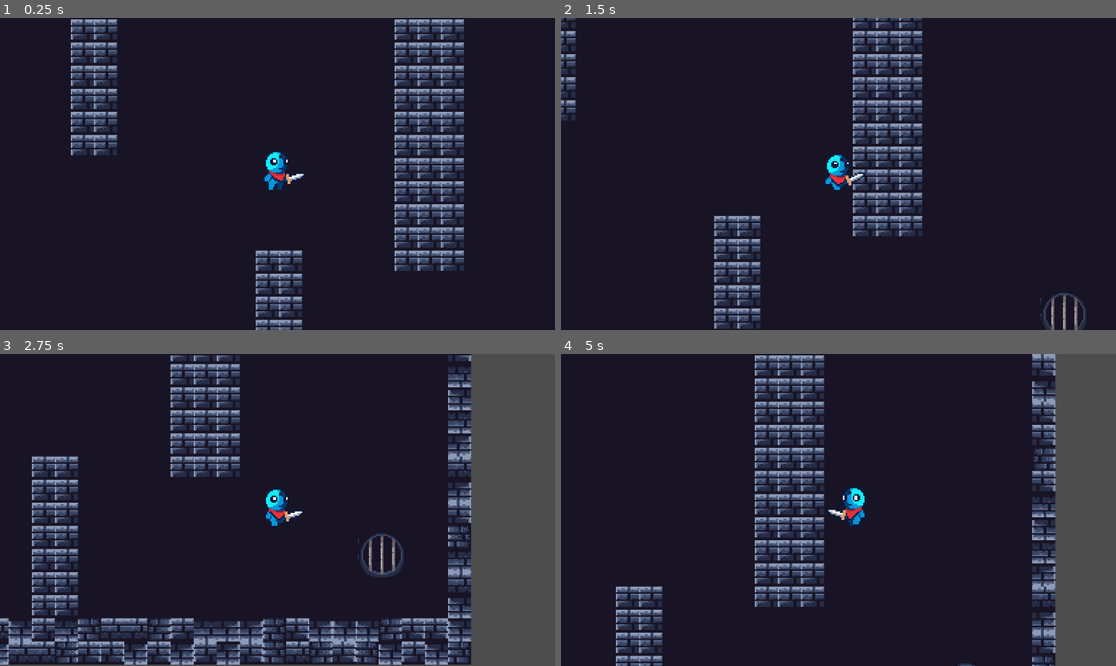
Above: before the commit, frames 1-4 (two rows, left to right).
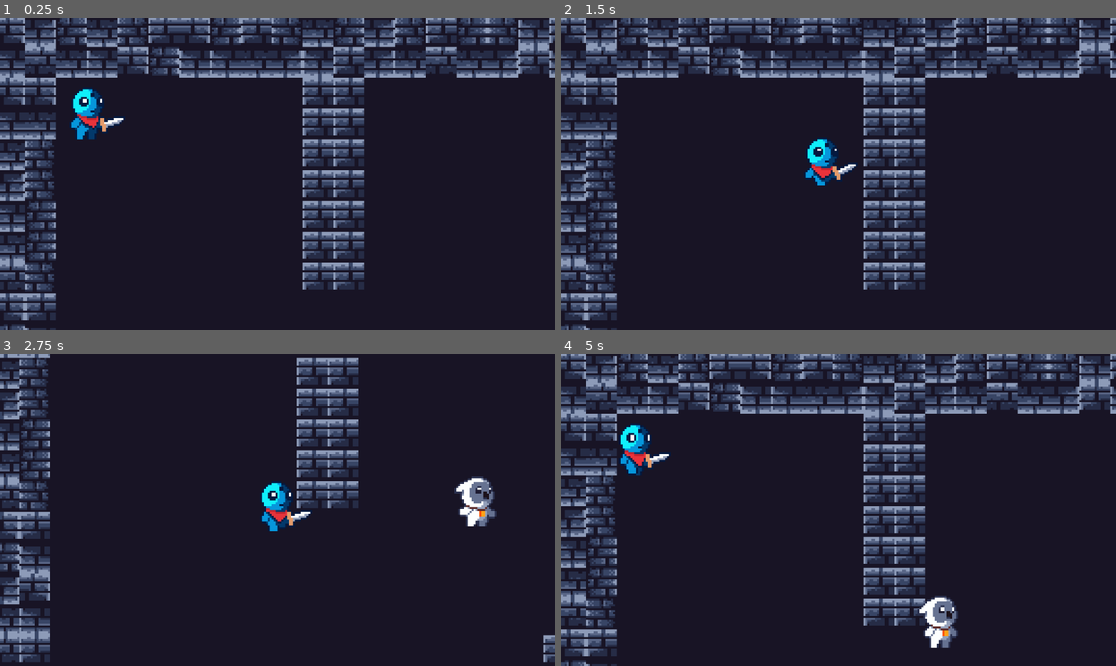
Above: after the commit, the same moments.

Repository: Tracychun13/twilight-tower
Game: Godot game, scene res://scenes/game.tscn
Two runs of this game, one before a commit and one after it. Both use one fixed random seed, a clock stepped at 60 frames per second and the inputs below.
Inputs:
- Up to frame 1 (0.25 s): no input
- Up to frame 2 (1.5 s): hold D (right) 0.53-1.28 s; hold F (attack) 0.53-1.28 s; hold S (down) from 1.28 s (still down); tap F (attack) at 1.35 s
- Up to frame 3 (2.75 s): release S (down) at 2.03 s; hold D (right) from 2.03 s (still down); hold F (attack) from 2.03 s (still down)
- Up to frame 4 (5 s): release D (right) at 2.78 s; release F (attack) at 2.78 s; hold W (up) 2.78-3.53 s; tap F (attack) at 2.85, 4.35 s; hold F (attack) 3.53-4.28 s; hold A (left) from 3.53 s (still down)

The runs differ from the first frame. In frame 1, 33% of the frame differs, in the area x 0-100%, y 0-100%; in frame 2, 28%; in frame 3, 42%; in frame 4, 44%.

Commit message:
added enemy and pathfinding

Diff:
--- a/twilight-tower/scenes/character.tscn
+++ b/twilight-tower/scenes/character.tscn
@@ -1,9 +1,35 @@
-[gd_scene load_steps=25 format=3 uid="uid://cepqnlk6am0fb"]
+[gd_scene load_steps=37 format=3 uid="uid://cepqnlk6am0fb"]
 
 [ext_resource type="Script" path="res://scripts/character.gd" id="1_051no"]
-[ext_resource type="Texture2D" uid="uid://bjatxg32f5cpo" path="res://assets/sprites/Idle.png" id="1_rbcpf"]
-[ext_resource type="Texture2D" uid="uid://va7hdc0i35wi" path="res://assets/sprites/Death.png" id="2_6c310"]
-[ext_resource type="Texture2D" uid="uid://b43nn54hw1huv" path="res://assets/sprites/Walk.png" id="3_tfdii"]
+[ext_resource type="Texture2D" uid="uid://bjatxg32f5cpo" path="res://assets/hero_sprite/Idle.png" id="1_rbcpf"]
+[ext_resource type="Texture2D" uid="uid://va7hdc0i35wi" path="res://assets/hero_sprite/Death.png" id="2_6c310"]
+[ext_resource type="Texture2D" uid="uid://xju1hwom04vb" path="res://assets/hero_sprite/Attack.png" id="2_rn385"]
+[ext_resource type="Texture2D" uid="uid://b43nn54hw1huv" path="res://assets/hero_sprite/Walk.png" id="3_tfdii"]
+[ext_resource type="Texture2D" uid="uid://dtgoso4k3t7i7" path="res://assets/hero_sprite/Hurt.png" id="4_tbmah"]
+
+[sub_resource type="AtlasTexture" id="AtlasTexture_hggnj"]
+atlas = ExtResource("2_rn385")
+region = Rect2(0, 0, 42, 42)
+
+[sub_resource type="AtlasTexture" id="AtlasTexture_x6evp"]
+atlas = ExtResource("2_rn385")
+region = Rect2(42, 0, 42, 42)
+
+[sub_resource type="AtlasTexture" id="AtlasTexture_gxd68"]
+atlas = ExtResource("2_rn385")
+region = Rect2(84, 0, 42, 42)
+
+[sub_resource type="AtlasTexture" id="AtlasTexture_vy02l"]
+atlas = ExtResource("2_rn385")
+region = Rect2(126, 0, 42, 42)
+
+[sub_resource type="AtlasTexture" id="AtlasTexture_qwtjg"]
+atlas = ExtResource("2_rn385")
+region = Rect2(168, 0, 42, 42)
+
+[sub_resource type="AtlasTexture" id="AtlasTexture_j0lu0"]
+atlas = ExtResource("2_rn385")
+region = Rect2(210, 0, 42, 42)
 
 [sub_resource type="AtlasTexture" id="AtlasTexture_s6iy1"]
 atlas = ExtResource("2_6c310")
@@ -36,6 +62,22 @@
 [sub_resource type="AtlasTexture" id="AtlasTexture_3l22y"]
 atlas = ExtResource("2_6c310")
 region = Rect2(294, 0, 42, 42)
+
+[sub_resource type="AtlasTexture" id="AtlasTexture_jw508"]
+atlas = ExtResource("4_tbmah")
+region = Rect2(0, 0, 42, 42)
+
+[sub_resource type="AtlasTexture" id="AtlasTexture_gwtu2"]
+atlas = ExtResource("4_tbmah")
+region = Rect2(42, 0, 42, 42)
+
+[sub_resource type="AtlasTexture" id="AtlasTexture_ekrr4"]
+atlas = ExtResource("4_tbmah")
+region = Rect2(84, 0, 42, 42)
+
+[sub_resource type="AtlasTexture" id="AtlasTexture_8byxe"]
+atlas = ExtResource("4_tbmah")
+region = Rect2(126, 0, 42, 42)
 
 [sub_resource type="AtlasTexture" id="AtlasTexture_tya6b"]
 atlas = ExtResource("1_rbcpf")
@@ -81,6 +123,29 @@
 animations = [{
 "frames": [{
 "duration": 1.0,
+"texture": SubResource("AtlasTexture_hggnj")
+}, {
+"duration": 1.0,
+"texture": SubResource("AtlasTexture_x6evp")
+}, {
+"duration": 1.0,
+"texture": SubResource("AtlasTexture_gxd68")
+}, {
+"duration": 1.0,
+"texture": SubResource("AtlasTexture_vy02l")
+}, {
+"duration": 1.0,
+"texture": SubResource("AtlasTexture_qwtjg")
+}, {
+"duration": 1.0,
+"texture": SubResource("AtlasTexture_j0lu0")
+}],
+"loop": false,
+"name": &"attack",
+"speed": 10.0
+}, {
+"frames": [{
+"duration": 1.0,
 "texture": SubResource("AtlasTexture_s6iy1")
 }, {
 "duration": 1.0,
@@ -106,6 +171,23 @@
 }],
 "loop": false,
 "name": &"die",
+"speed": 10.0
+}, {
+"frames": [{
+"duration": 1.0,
+"texture": SubResource("AtlasTexture_jw508")
+}, {
+"duration": 1.0,
+"texture": SubResource("AtlasTexture_gwtu2")
+}, {
+"duration": 1.0,
+"texture": SubResource("AtlasTexture_ekrr4")
+}, {
+"duration": 1.0,
+"texture": SubResource("AtlasTexture_8byxe")
+}],
+"loop": false,
+"name": &"hurt",
 "speed": 10.0
 }, {
 "frames": [{
--- /dev/null
+++ b/twilight-tower/scenes/enemy_1.tscn
@@ -0,0 +1,67 @@
+[gd_scene load_steps=9 format=3 uid="uid://bkxva68b8o82j"]
+
+[ext_resource type="Texture2D" uid="uid://cxt3f4qfx1w5u" path="res://assets/enemy_sprite_1/Owlet_Monster_Idle_4.png" id="1_gcb7x"]
+[ext_resource type="Script" path="res://scripts/enemy_1.gd" id="1_w8dxn"]
+
+[sub_resource type="AtlasTexture" id="AtlasTexture_enu5p"]
+atlas = ExtResource("1_gcb7x")
+region = Rect2(0, 0, 32, 32)
+
+[sub_resource type="AtlasTexture" id="AtlasTexture_08iqt"]
+atlas = ExtResource("1_gcb7x")
+region = Rect2(32, 0, 32, 32)
+
+[sub_resource type="AtlasTexture" id="AtlasTexture_ksjem"]
+atlas = ExtResource("1_gcb7x")
+region = Rect2(64, 0, 32, 32)
+
+[sub_resource type="AtlasTexture" id="AtlasTexture_e0lgv"]
+atlas = ExtResource("1_gcb7x")
+region = Rect2(96, 0, 32, 32)
+
+[sub_resource type="SpriteFrames" id="SpriteFrames_ddfov"]
+animations = [{
+"frames": [{
+"duration": 1.0,
+"texture": SubResource("AtlasTexture_enu5p")
+}, {
+"duration": 1.0,
+"texture": SubResource("AtlasTexture_08iqt")
+}, {
+"duration": 1.0,
+"texture": SubResource("AtlasTexture_ksjem")
+}, {
+"duration": 1.0,
+"texture": SubResource("AtlasTexture_e0lgv")
+}],
+"loop": true,
+"name": &"idle",
+"speed": 10.0
+}]
+
+[sub_resource type="CapsuleShape2D" id="CapsuleShape2D_syrt7"]
+radius = 8.0
+height = 24.0
+
+[node name="Enemy1" type="CharacterBody2D"]
+collision_mask = 3
+motion_mode = 1
+wall_min_slide_angle = 0.0
+script = ExtResource("1_w8dxn")
+
+[node name="AnimatedSprite2D" type="AnimatedSprite2D" parent="."]
+position = Vector2(1, -16)
+sprite_frames = SubResource("SpriteFrames_ddfov")
+animation = &"idle"
+autoplay = "idle"
+
+[node name="CollisionShape2D" type="CollisionShape2D" parent="."]
+position = Vector2(0, -13)
+shape = SubResource("CapsuleShape2D_syrt7")
+
+[node name="NavigationAgent2D" type="NavigationAgent2D" parent="."]
+debug_enabled = true
+
+[node name="Timer" type="Timer" parent="."]
+wait_time = 0.5
+autostart = true
--- a/twilight-tower/scenes/game.tscn
+++ b/twilight-tower/scenes/game.tscn
@@ -1,15 +1,73 @@
-[gd_scene load_steps=6 format=4 uid="uid://bylabuky10ay8"]
+[gd_scene load_steps=16 format=4 uid="uid://bylabuky10ay8"]
 
 [ext_resource type="PackedScene" uid="uid://cepqnlk6am0fb" path="res://scenes/character.tscn" id="1_gngfe"]
-[ext_resource type="Texture2D" uid="uid://yri20celxtpo" path="res://assets/dungeon_tileset.png" id="2_43rty"]
+[ext_resource type="Texture2D" uid="uid://yri20celxtpo" path="res://assets/environment/dungeon_tileset.png" id="2_43rty"]
 [ext_resource type="PackedScene" uid="uid://cndebk628rpcc" path="res://scenes/hole.tscn" id="3_dq2b8"]
+[ext_resource type="PackedScene" uid="uid://bkxva68b8o82j" path="res://scenes/enemy_1.tscn" id="4_vuec7"]
+
+[sub_resource type="NavigationPolygon" id="NavigationPolygon_ktwm2"]
+vertices = PackedVector2Array(-290.078, 154.062, -290.039, 160, -293, 160, -293, -156, -290.68, 58.0625, -290.773, 42.0703, -290.883, 26.0703, -290.977, 10.0625, -291.078, -5.9375, -291.273, -37.9297, -291.172, -21.9375, -291.383, -53.9375, -291.969, -149.938, -291.469, -69.9375, -292.008, -156, -101, -12, -101, -124, 71, -124, 27, 32, -25, 32, 139, 68, 139, -124, 263, -124, 263, 144, 27, 144, 71, 68, -25, 144, -261, 144, -153, -12, -261, -124, -153, -124)
+polygons = Array[PackedInt32Array]([PackedInt32Array(0, 1, 2, 3), PackedInt32Array(4, 0, 3), PackedInt32Array(5, 4, 3, 6), PackedInt32Array(7, 6, 3, 8), PackedInt32Array(9, 10, 8, 3, 11), PackedInt32Array(12, 13, 11, 3, 14), PackedInt32Array(15, 16, 17, 18, 19), PackedInt32Array(20, 21, 22, 23), PackedInt32Array(20, 23, 24, 25), PackedInt32Array(25, 24, 18, 17), PackedInt32Array(15, 19, 26, 27, 28), PackedInt32Array(28, 27, 29, 30)])
+outlines = Array[PackedVector2Array]([PackedVector2Array(-282, -155, -280, 167, 278, 167, 281, -156)])
+parsed_geometry_type = 0
+source_geometry_mode = 1
+
+[sub_resource type="NavigationPolygon" id="NavigationPolygon_g8qry"]
+vertices = PackedVector2Array(8, 8, -8, 8, -8, -8, 8, -8)
+polygons = Array[PackedInt32Array]([PackedInt32Array(0, 1, 2, 3)])
+outlines = Array[PackedVector2Array]([PackedVector2Array(-8, -8, 8, -8, 8, 8, -8, 8)])
+agent_radius = 0.0
+
+[sub_resource type="NavigationPolygon" id="NavigationPolygon_jm16q"]
+vertices = PackedVector2Array(8, 8, -8, 8, -8, -8, 8, -8)
+polygons = Array[PackedInt32Array]([PackedInt32Array(0, 1, 2, 3)])
+outlines = Array[PackedVector2Array]([PackedVector2Array(-8, -8, 8, -8, 8, 8, -8, 8)])
+agent_radius = 0.0
+
+[sub_resource type="NavigationPolygon" id="NavigationPolygon_cckap"]
+vertices = PackedVector2Array(8, 8, -8, 8, -8, -8, 8, -8)
+polygons = Array[PackedInt32Array]([PackedInt32Array(0, 1, 2, 3)])
+outlines = Array[PackedVector2Array]([PackedVector2Array(-8, -8, 8, -8, 8, 8, -8, 8)])
+agent_radius = 0.0
+
+[sub_resource type="NavigationPolygon" id="NavigationPolygon_lq7w0"]
+vertices = PackedVector2Array(8, 8, -8, 8, -8, -8, 8, -8)
+polygons = Array[PackedInt32Array]([PackedInt32Array(0, 1, 2, 3)])
+outlines = Array[PackedVector2Array]([PackedVector2Array(-8, -8, 8, -8, 8, 8, -8, 8)])
+agent_radius = 0.0
+
+[sub_resource type="NavigationPolygon" id="NavigationPolygon_feksm"]
+vertices = PackedVector2Array(8, 8, -8, 8, -8, -8, 8, -8)
+polygons = Array[PackedInt32Array]([PackedInt32Array(0, 1, 2, 3)])
+outlines = Array[PackedVector2Array]([PackedVector2Array(-8, -8, 8, -8, 8, 8, -8, 8)])
+agent_radius = 0.0
+
+[sub_resource type="NavigationPolygon" id="NavigationPolygon_4qqq8"]
+vertices = PackedVector2Array(8, 8, -8, 8, -8, -8, 8, -8)
+polygons = Array[PackedInt32Array]([PackedInt32Array(0, 1, 2, 3)])
+outlines = Array[PackedVector2Array]([PackedVector2Array(-8, -8, 8, -8, 8, 8, -8, 8)])
+agent_radius = 0.0
+
+[sub_resource type="NavigationPolygon" id="NavigationPolygon_soe55"]
+vertices = PackedVector2Array(8, 8, -8, 8, -8, -8, 8, -8)
+polygons = Array[PackedInt32Array]([PackedInt32Array(0, 1, 2, 3)])
+outlines = Array[PackedVector2Array]([PackedVector2Array(-8, -8, 8, -8, 8, 8, -8, 8)])
+agent_radius = 0.0
+
+[sub_resource type="NavigationPolygon" id="NavigationPolygon_xkmhy"]
+vertices = PackedVector2Array(8, 8, -8, 8, -8, -8, 8, -8)
+polygons = Array[PackedInt32Array]([PackedInt32Array(0, 1, 2, 3)])
+outlines = Array[PackedVector2Array]([PackedVector2Array(-8, -8, 8, -8, 8, 8, -8, 8)])
+agent_radius = 0.0
 
 [sub_resource type="TileSetAtlasSource" id="TileSetAtlasSource_tbhou"]
 texture = ExtResource("2_43rty")
 2:1/0 = 0
 2:1/0/physics_layer_0/polygon_0/points = PackedVector2Array(-8, -8, 8, -8, 8, 8, -8, 8)
+2:1/0/navigation_layer_0/polygon = SubResource("NavigationPolygon_lq7w0")
 3:1/0 = 0
 3:1/0/physics_layer_0/polygon_0/points = PackedVector2Array(-8, -8, 8, -8, 8, 8, -8, 8)
+3:1/0/navigation_layer_0/polygon = SubResource("NavigationPolygon_4qqq8")
 5:1/0 = 0
 6:1/0 = 0
 8:1/0 = 0
@@ -20,9 +78,11 @@
 13:1/0 = 0
 1:2/0 = 0
 1:2/0/physics_layer_0/polygon_0/points = PackedVector2Array(-8, -8, 8, -8, 8, 8, -8, 8)
+1:2/0/navigation_layer_0/polygon = SubResource("NavigationPolygon_jm16q")
 2:2/0 = 0
 3:2/0 = 0
 3:2/0/physics_layer_0/polygon_0/points = PackedVector2Array(-8, -8, 8, -8, 8, 8, -8, 8)
+3:2/0/navigation_layer_0/polygon = SubResource("NavigationPolygon_soe55")
 5:2/0 = 0
 6:2/0 = 0
 8:2/0 = 0
@@ -33,10 +93,13 @@
 13:2/0 = 0
 1:3/0 = 0
 1:3/0/physics_layer_0/polygon_0/points = PackedVector2Array(-8, -8, 8, -8, 8, 8, -8, 8)
+1:3/0/navigation_layer_0/polygon = SubResource("NavigationPolygon_cckap")
 2:3/0 = 0
 2:3/0/physics_layer_0/polygon_0/points = PackedVector2Array(-8, -8, 8, -8, 8, 8, -8, 8)
+2:3/0/navigation_layer_0/polygon = SubResource("NavigationPolygon_feksm")
 3:3/0 = 0
 3:3/0/physics_layer_0/polygon_0/points = PackedVector2Array(-8, -8, 8, -8, 8, 8, -8, 8)
+3:3/0/navigation_layer_0/polygon = SubResource("NavigationPolygon_xkmhy")
 5:3/0 = 0
 6:3/0 = 0
 8:3/0 = 0
@@ -161,26 +224,38 @@
 1:1/next_alternative_id = 2
 1:1/0 = 0
 1:1/0/physics_layer_0/polygon_0/points = PackedVector2Array(-8, -8, 8, -8, 8, 8, -8, 8)
+1:1/0/navigation_layer_0/polygon = SubResource("NavigationPolygon_g8qry")
 1:1/1 = 1
 
 [sub_resource type="TileSet" id="TileSet_xxi3r"]
 physics_layer_0/collision_layer = 1
+navigation_layer_0/layers = 1
 sources/0 = SubResource("TileSetAtlasSource_tbhou")
 
 [node name="Game" type="Node2D"]
 
-[node name="Player" parent="." instance=ExtResource("1_gngfe")]
-
-[node name="Camera2D" type="Camera2D" parent="Player"]
-position = Vector2(0, -11)
-zoom = Vector2(3, 3)
-limit_smoothed = true
-
-[node name="TileMapGround" type="TileMapLayer" parent="."]
+[node name="NavigationRegion2D" type="NavigationRegion2D" parent="."]
+navigation_polygon = SubResource("NavigationPolygon_ktwm2")
+
+[node name="TileMapGround" type="TileMapLayer" parent="NavigationRegion2D" groups=["navigation_polygon_source_geometry_group"]]
 position = Vector2(1, 26)
 tile_map_data = PackedByteArray("AAARAPX/AAACAAEAAAARAPb/AAADAAMAAAARAPf/AAADAAEAAAARAPj/AAABAAMAAAARAPn/AAADAAEAAAARAP …(12928 unchanged characters)…
 tile_set = SubResource("TileSet_xxi3r")
-navigation_visibility_mode = 1
 
 [node name="hole" parent="." instance=ExtResource("3_dq2b8")]
 position = Vector2(227, 110)
+
+[node name="Enemy1" parent="." instance=ExtResource("4_vuec7")]
+position = Vector2(60, -20)
+
+[node name="Player" parent="." instance=ExtResource("1_gngfe")]
+position = Vector2(-254, -102)
+
+[node name="Camera2D" type="Camera2D" parent="Player"]
+position = Vector2(0, -11)
+zoom = Vector2(4, 4)
+limit_left = -300
+limit_top = -165
+limit_right = 300
+limit_bottom = 165
+limit_smoothed = true
--- a/twilight-tower/scenes/hole.tscn
+++ b/twilight-tower/scenes/hole.tscn
@@ -1,7 +1,7 @@
 [gd_scene load_steps=4 format=3 uid="uid://cndebk628rpcc"]
 
 [ext_resource type="Script" path="res://scripts/hole.gd" id="1_ny108"]
-[ext_resource type="Texture2D" uid="uid://yri20celxtpo" path="res://assets/dungeon_tileset.png" id="1_wkr3o"]
+[ext_resource type="Texture2D" uid="uid://yri20celxtpo" path="res://assets/environment/dungeon_tileset.png" id="1_wkr3o"]
 
 [sub_resource type="CircleShape2D" id="CircleShape2D_e66p2"]
 radius = 15.0
--- a/twilight-tower/scripts/character.gd
+++ b/twilight-tower/scripts/character.gd
@@ -2,6 +2,7 @@
 
 
 const SPEED = 120.0
+var is_attacking = false
 @onready var sprite2d = $AnimatedSprite2D
 
 func die():
@@ -12,16 +13,16 @@
 	get_tree().reload_current_scene()
 
 func get_input():
-	if Input.is_action_pressed("down") or Input.is_action_pressed("right") \
-		or Input.is_action_pressed("left") or Input.is_action_pressed("up"):
-		sprite2d.animation = "walk"
-	else:
-		sprite2d.animation = "idle"
 	var input_direction = Input.get_vector("left", "right", "up", "down")
 	input_direction.normalized()
 	velocity = input_direction*SPEED
-	var flip_character = velocity.x < 0
-	sprite2d.flip_h = flip_character
+	if Input.is_action_pressed("down") or Input.is_action_pressed("right") \
+		or Input.is_action_pressed("left") or Input.is_action_pressed("up"):
+		sprite2d.play("walk")
+	#elif Input.is_action_pressed("attack"):
+		#sprite2d.play("attack")
+	else:
+		sprite2d.play("idle")
 
 func _physics_process(_delta: float) -> void:
 	get_input()
--- /dev/null
+++ b/twilight-tower/scripts/enemy_1.gd
@@ -0,0 +1,24 @@
+extends CharacterBody2D
+
+
+const SPEED = 40.0
+@onready var player = $"../Player"
+@onready var navigation_agent_enemy_1: NavigationAgent2D = $NavigationAgent2D
+
+func _ready() -> void:
+	find_hero()
+
+func _physics_process(_delta: float) -> void:
+	if navigation_agent_enemy_1.is_navigation_finished():
+		return
+	var next_pos = navigation_agent_enemy_1.get_next_path_position()
+	var direction := global_position.direction_to(next_pos)
+
+	print(next_pos)
+	velocity = direction*SPEED
+	move_and_slide()
+
+	find_hero()
+
+func find_hero() -> void:
+	navigation_agent_enemy_1.target_position = player.global_position
Binary file added: twilight-tower/assets/enemy_sprite_1/Owlet_Monster_Idle_4.png
Not shown, added: twilight-tower/assets/enemy_sprite_1/Owlet_Monster_Idle_4.png.import
Renamed: twilight-tower/assets/dungeon_tileset.png -> twilight-tower/assets/environment/dungeon_tileset.png
Not shown, added: twilight-tower/assets/environment/dungeon_tileset.png.import
Binary file added: twilight-tower/assets/hero_sprite/Attack.png
Not shown, changed: twilight-tower/assets/hero_sprite/Attack.png.import
Renamed: twilight-tower/assets/sprites/Death.png -> twilight-tower/assets/hero_sprite/Death.png
Not shown, changed: twilight-tower/assets/hero_sprite/Death.png.import
Binary file added: twilight-tower/assets/hero_sprite/Hurt.png
Not shown, added: twilight-tower/assets/hero_sprite/Hurt.png.import
Renamed: twilight-tower/assets/sprites/Idle.png -> twilight-tower/assets/hero_sprite/Idle.png
Not shown, changed: twilight-tower/assets/hero_sprite/Idle.png.import
(and 3 more such lines)
